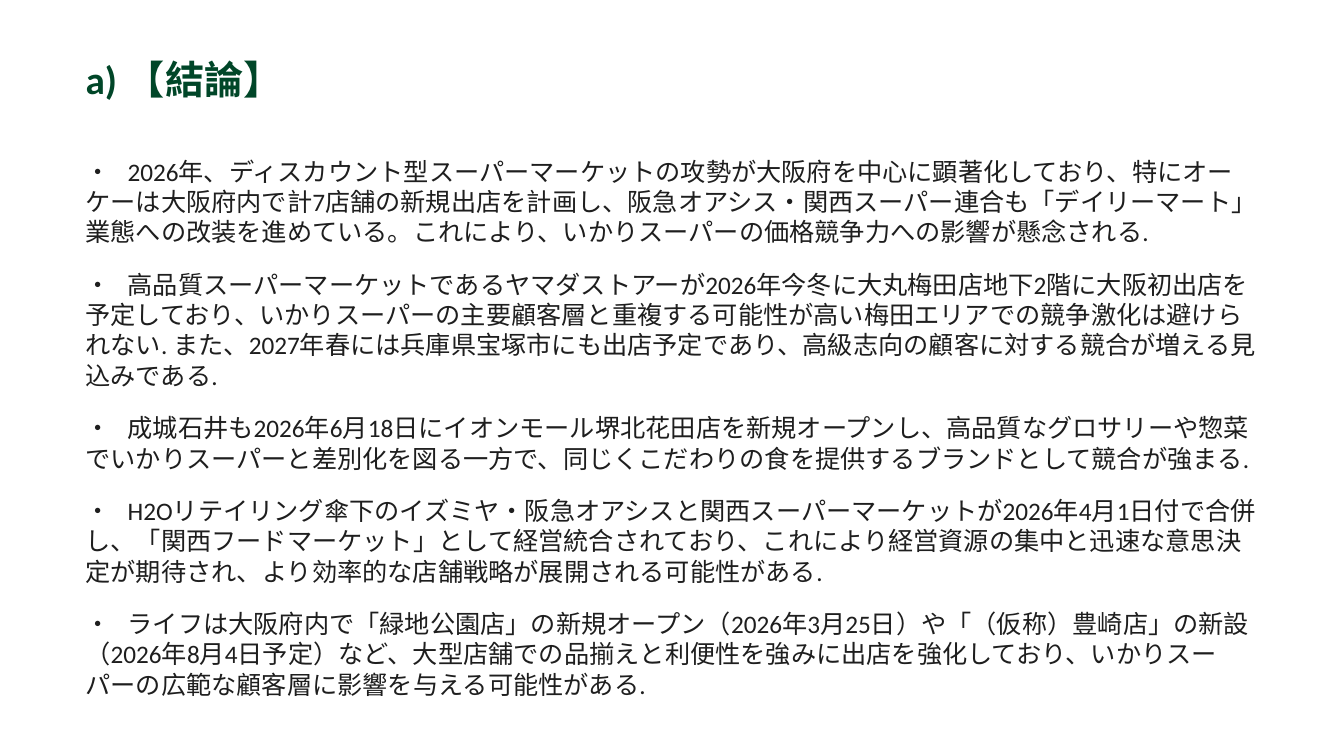
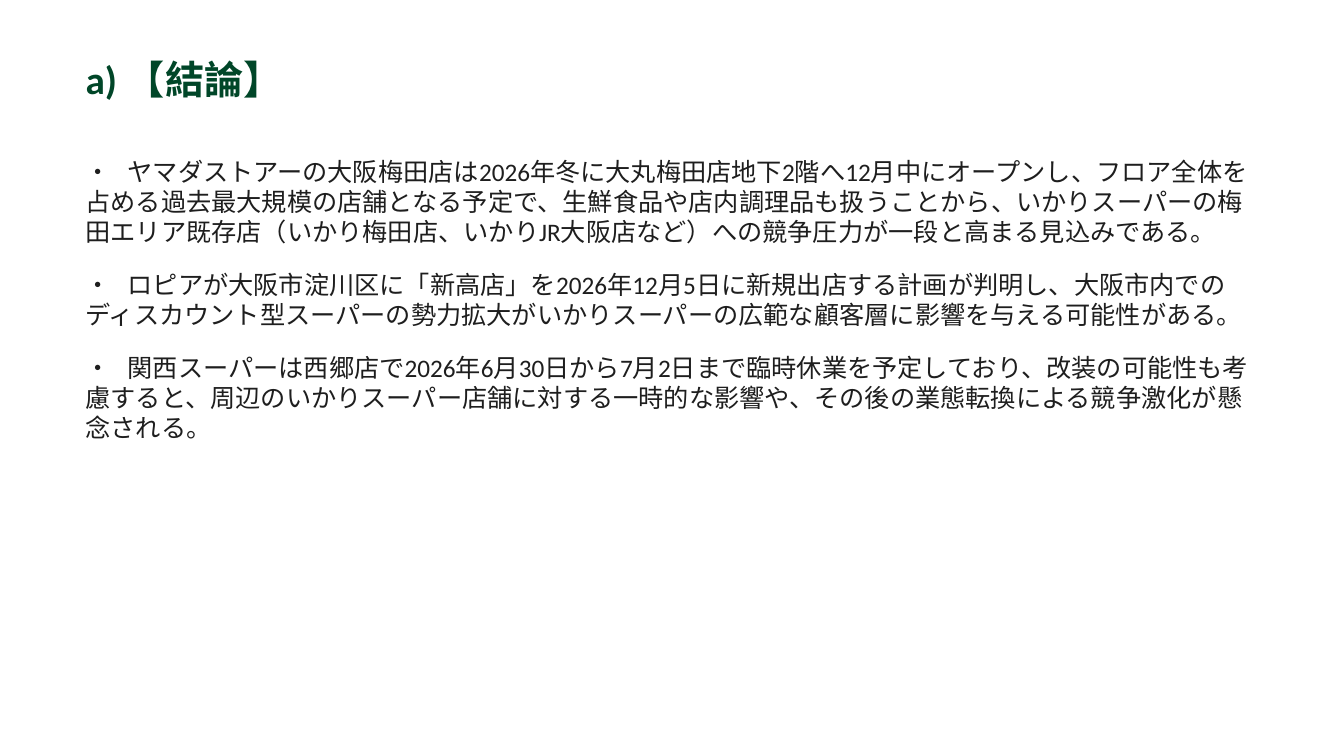
Before and after one commit to yutatbgt-bit/Competitive-research, a slide deck: slide 2 of report/2026_06_15_competitive_report.pptx. Drawn at 1344x756 pixels with LibreOffice and Linux fonts; fonts in the diff are those of the drawing. Boxes give left, top, right and bottom in pixels: in the first picture for what was removed or moved away, otherwise in the second. Text is boxed around its words. In the diff, an @@ line names an element or a change of style, - is before the commit and + after.

```diff
--- a/report/2026_06_15_competitive_report.pptx
+++ b/report/2026_06_15_competitive_report.pptx
@@ text at (86,159,1248,439): text changed @@
-・ 2026年、ディスカウント型スーパーマーケットの攻勢が大阪府を中心に顕著化しており、特にオーケーは大阪府内で計7店舗の新規出店を計画し、阪急オアシス・関西スーパー連合も「デイリーマート」業態への改装を進めている。これにより、いかりスーパーの価格競争力への影響が懸念される.
-・ 高品質スーパーマーケットであるヤマダストアーが2026年今冬に大丸梅田店地下2階に大阪初出店を予定しており、いかりスーパーの主要顧客層と重複する可能性が高い梅田エリアでの競争激化は避けられない. また、2027年春には兵庫県宝塚市にも出店予定であり、高級志向の顧客に対する競合が増える見込みである.
-・ 成城石井も2026年6月18日にイオンモール堺北花田店を新規オープンし、高品質なグロサリーや惣菜でいかりスーパーと差別化を図る一方で、同じくこだわりの食を提供するブランドとして競合が強まる.
-・ H2Oリテイリング傘下のイズミヤ・阪急オアシスと関西スーパーマーケットが2026年4月1日付で合併し、「関西フードマーケット」として経営統合されており、これにより経営資源の集中と迅速な意思決定が期待され、より効率的な店舗戦略が展開される可能性がある.
-・ ライフは大阪府内で「緑地公園店」の新規オープン（2026年3月25日）や「（仮称）豊崎店」の新設（2026年8月4日予定）など、大型店舗での品揃えと利便性を強みに出店を強化しており、いかりスーパーの広範な顧客層に影響を与える可能性がある.
+・ ヤマダストアーの大阪梅田店は2026年冬に大丸梅田店地下2階へ12月中にオープンし、フロア全体を占める過去最大規模の店舗となる予定で、生鮮食品や店内調理品も扱うことから、いかりスーパーの梅田エリア既存店（いかり梅田店、いかりJR大阪店など）への競争圧力が一段と高まる見込みである。
+・ ロピアが大阪市淀川区に「新高店」を2026年12月5日に新規出店する計画が判明し、大阪市内でのディスカウント型スーパーの勢力拡大がいかりスーパーの広範な顧客層に影響を与える可能性がある。
+・ 関西スーパーは西郷店で2026年6月30日から7月2日まで臨時休業を予定しており、改装の可能性も考慮すると、周辺のいかりスーパー店舗に対する一時的な影響や、その後の業態転換による競争激化が懸念される。
```
Also in this commit, not shown: 4 other slides changed, 3 slides removed, 4 other files.
